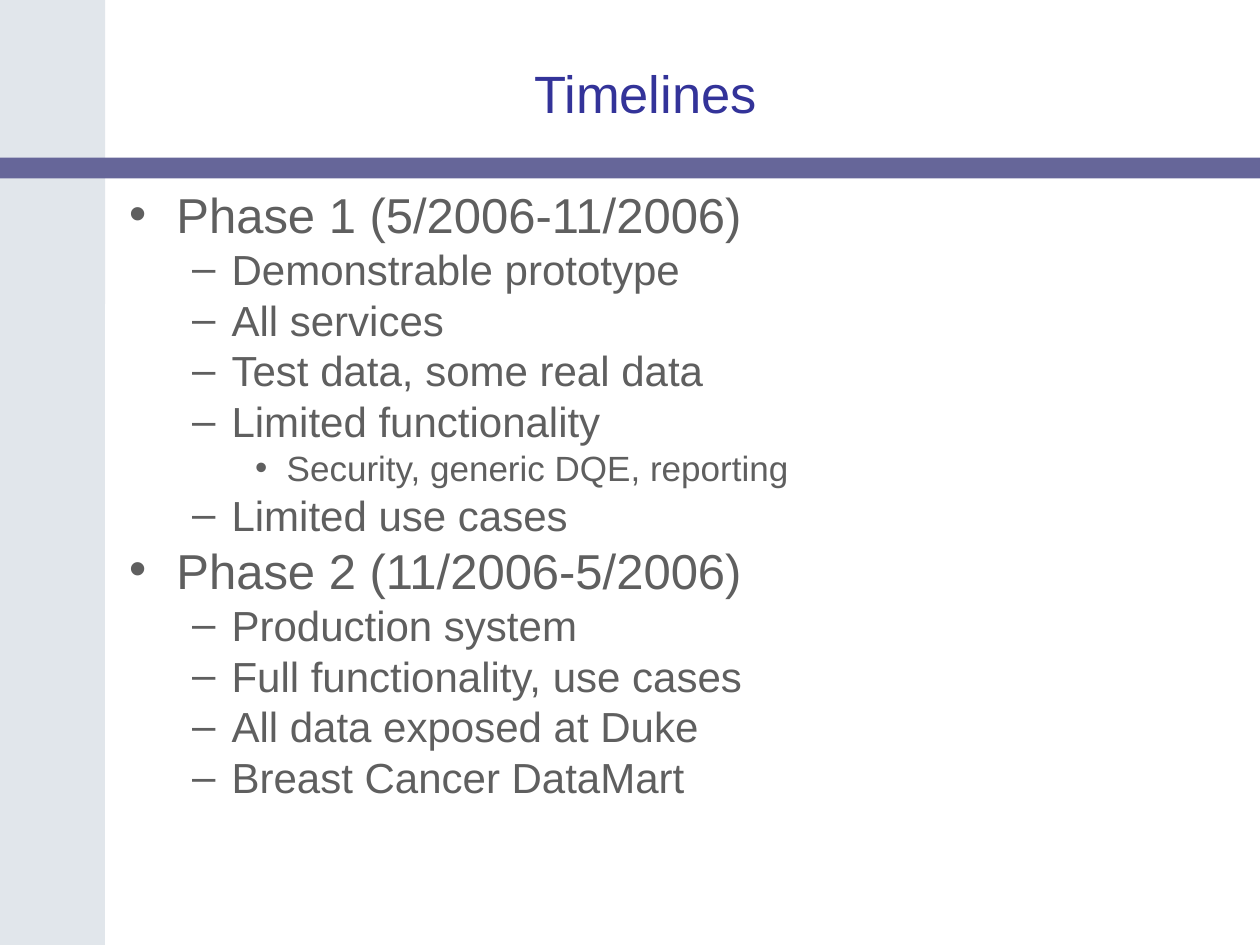
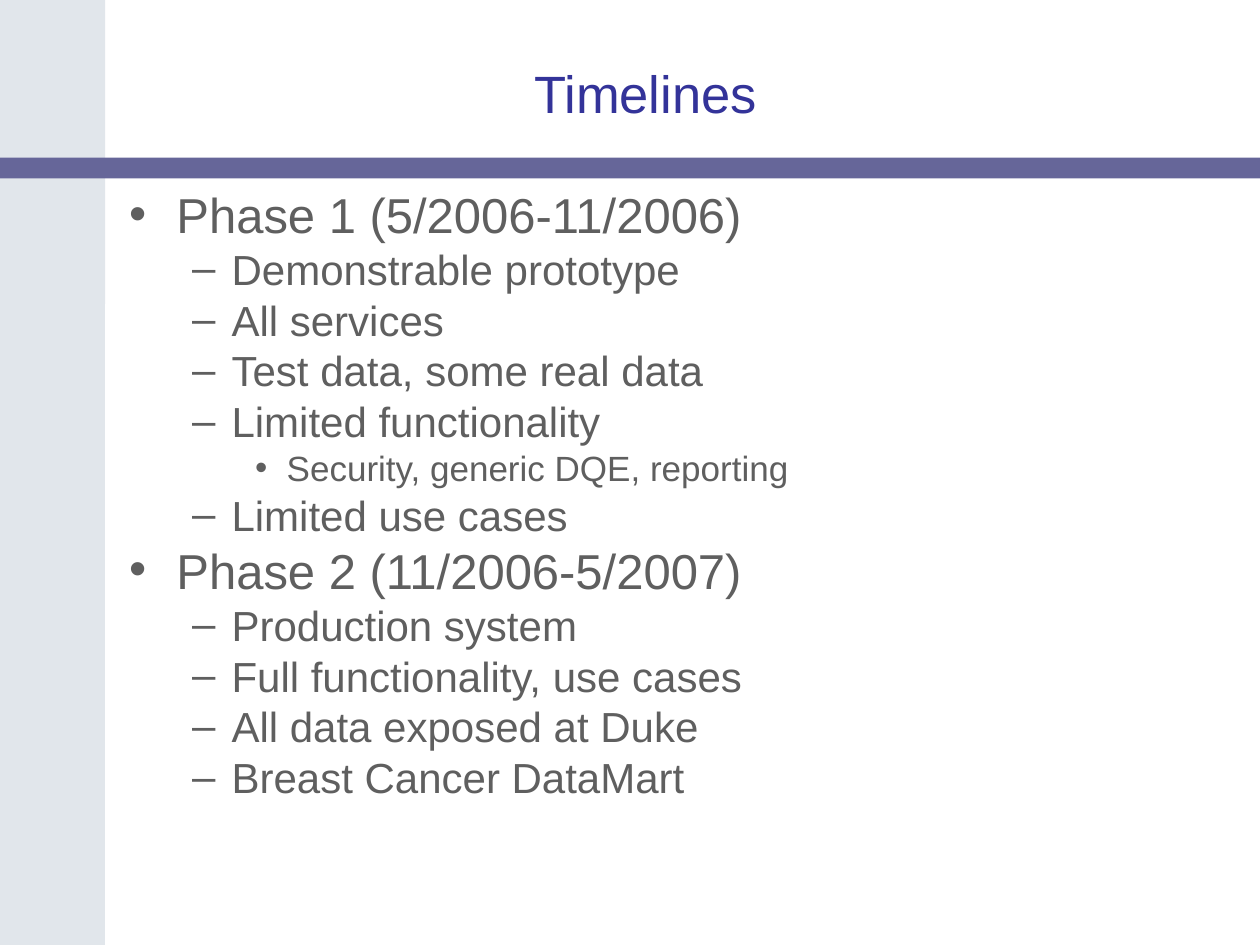
Before and after one commit to NCIP/catrip, a slide deck: slide 19 of catrip/documentation/presentations/icr_f2f_2006_09_18/catrip_icr_f2f_2006_09_18.ppt. Drawn at 1260x945 pixels with LibreOffice and Linux fonts; fonts in the diff are those of the drawing; background and template pictures are left out. Boxes give left, top, right and bottom in pixels: in the first picture for what was removed or moved away, otherwise in the second. Text is boxed around its words. In the diff, an @@ line names an element or a change of style, - is before the commit and + after.

Commit message:
?
SVN-Revision: 1025

```diff
--- a/catrip/documentation/presentations/icr_f2f_2006_09_18/catrip_icr_f2f_2006_09_18.ppt
+++ b/catrip/documentation/presentations/icr_f2f_2006_09_18/catrip_icr_f2f_2006_09_18.ppt
@@ text at <box>176,553,742,599</box>: text changed @@
-• Phase 2 (11/2006-5/2006)
+• Phase 2 (11/2006-5/2007)
```
